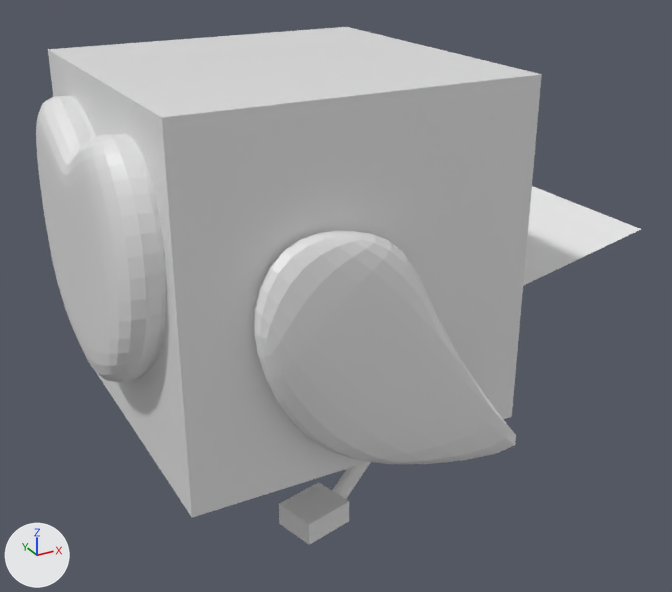
The Blender file owl-demo.blend: old version first, new version second.
One viewpoint serves both versions: a 50 mm lens placed at (-2.21, -4.67, 2.87), pointed at (0.37, 0.0, 0.53). Lighting does not change. The marker at lower left points along +X, +Y and +Z.

The scene before the commit, as lines of its bpy script (objects in view):
```python
ob_body = bpy.data.objects.new('Body', me_cube)
ob_body.location = (0.0, 0.0, 1.0)
ob_face = bpy.data.objects.new('Face', me_cube_001)
ob_face.location = (-1.024, 0.0, 1.0)
ob_face.scale = (-0.192, 0.764, 0.764)
ob_tail = bpy.data.objects.new('Tail', me_平面)
ob_tail.location = (1.479, 0.0, 0.557)
ob_tail.rotation_euler = (0.0, -0.382, 0.0)  # degrees (0, -22, 0)
ob_tail.scale = (0.809, 0.377, 1.0)
ob_wing_left = bpy.data.objects.new('Wing-left', me_cube_002)
ob_wing_left.location = (0.001, -1.079, 0.703)
ob_wing_left.scale = (0.666, -0.12, 0.703)
ob_柱体 = bpy.data.objects.new('柱体', me_柱体)
ob_柱体.parent = ob_柱体_001
ob_柱体.location = (0.599, -0.267, -0.317)
ob_柱体.rotation_euler = (0.0, 0.893, 0.255)  # degrees (0, 51, 15)
ob_柱体.scale = (0.0521, 0.0521, 0.326)
ob_立方体 = bpy.data.objects.new('立方体', me_立方体_001)
ob_立方体.parent = ob_柱体
ob_立方体.location = (-0.0207, -0.42, -0.7)
ob_立方体.rotation_euler = (0.0, 0.0, 0.255)  # degrees (0, 0, 15)
ob_立方体.scale = (0.167, 0.14, 0.0752)
```
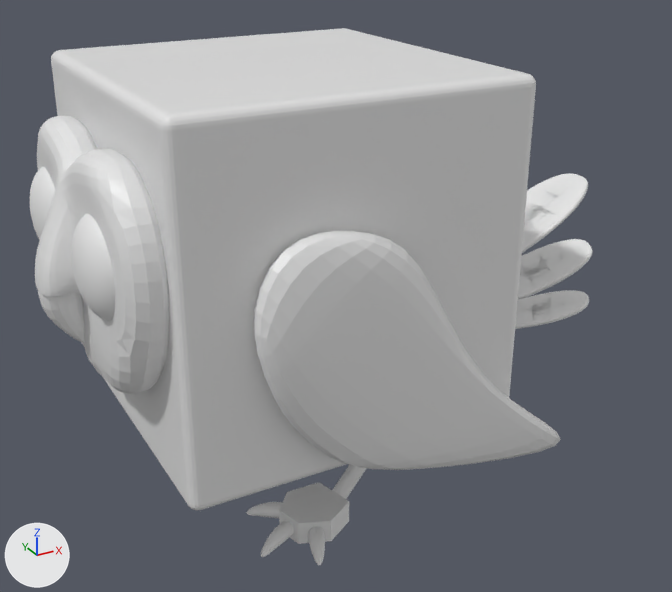
Location of each change, (x1, y1, x2, y2) in pixels of the pictures (672 x 592 px):
'Body', reshaped: before (48, 27, 542, 518); after (51, 28, 536, 511)
'Wing-left', reshaped (17% wider): before (254, 231, 516, 464); after (254, 231, 561, 470)
'Face', reshaped: before (36, 96, 166, 383); after (35, 116, 169, 394)
'Tail', deleted: before (523, 186, 641, 286)
'Eyeball', added: after (30, 167, 115, 321)
'立方体', reshaped: before (279, 482, 349, 545); after (279, 482, 349, 544)
'Tail-Main', added: after (522, 173, 588, 253)
'Tail-Main.001', added: after (518, 239, 593, 300)
'Tail-Main.002', added: after (515, 290, 589, 329)
'Beak', added: after (38, 291, 85, 343)
'柱体.003', added: after (246, 502, 325, 565)
'柱体.002', added: after (261, 521, 294, 557)
part 2 of me_cube_002, built on: before (292, 279, 516, 464); after (284, 271, 561, 470)

The change, as a list of edits to the scene's bpy script:
```text
Change me_cube:
    remove me_cube.from_pydata(...)  # 8 vertices, 6 faces; spans x -1.0..1.0, y -1.0..1.0, z -1.0..1.0
    add me_cube.from_pydata(...)  # 216 vertices, 218 faces; spans x -1.0..1.0, y -1.0..1.0, z -1.0..1.0
    me_cube part 1: 8 vertices removed from x -1.0..1.0, y -1.0..1.0, z -1.0..1.0; 216 vertices added at x -1.0..1.0, y -1.0..1.0, z -1.0..1.0
Change me_cube_001:
    used by ob_face; location = (-1.024, 0.0, 1.0); scale = (-0.192, 0.764, 0.764)
    remove me_cube_001.from_pydata(...)  # 24 vertices, 17 faces; spans x -1.0..1.0, y -1.25..0.0, z -0.9..1.16
    add me_cube_001.from_pydata(...)  # 49 vertices, 39 faces, 1 loose edge; spans x -1.0..2.05, y -1.27..0.01, z -0.94..0.98
    me_cube_001 part 3
    19 vertices are removed from x -1.0..1.0, y -1.25..0.0, z -0.9..1.16
    17 faces are deleted
    37 vertices are added at x -1.0..2.05, y -1.27..0.01, z -0.94..0.98
    7 new vertices lie (2.0, 0.0, 0.0) away from vertices in x -1.0, y -1.27..-0.04, z -0.75..0.98
    1 loose edge is added
    39 new faces join them
Change me_cube_002:
    used by ob_wing_left; location = (0.001, -1.079, 0.703); scale = (0.666, -0.12, 0.703)
    remove me_cube_002.from_pydata(...)  # 18 vertices, 16 faces; spans x -1.1..2.2, y -1.0..1.0, z -1.5..1.07
    add me_cube_002.from_pydata(...)  # 24 vertices, 22 faces; spans x -1.1..2.2, y -1.0..1.0, z -1.5..1.07
    me_cube_002 part 2
    2 vertices are removed from x 0.58, y -1.0..1.0, z -0.58
    7 faces are deleted
    8 vertices are added at x -0.53..1.98, y -1.0..1.0, z -1.18..-0.37
    13 new faces join them
Remove ob_tail:
    ob_tail = bpy.data.objects.new('Tail', me_平面)
Add ob_柱体_003:
    ob_柱体_003 = bpy.data.objects.new('柱体.003', me_柱体_003)  # 96 vertices, 66 faces; spans x -1.0..1.0, y -1.56..1.0, z -1.0..2.5; modifiers SUBSURF, MIRROR, MIRROR
    ob_柱体_003.location = (-0.108, -0.614, -0.703)
    ob_柱体_003.rotation_euler = (1.644, -6.25, 2.736)  # degrees (94, -358, 157)
    ob_柱体_003.scale = (0.0515, 0.0515, -0.0894)
Add ob_柱体_002:
    ob_柱体_002 = bpy.data.objects.new('柱体.002', me_柱体_003.copy())  # modifiers SUBSURF, MIRROR
    ob_柱体_002.location = (-0.251, -0.485, -0.702)
    ob_柱体_002.rotation_euler = (1.567, -6.24, 1.961)  # degrees (90, -358, 112)
    ob_柱体_002.scale = (0.0515, 0.0515, -0.0894)
Add ob_beak:
    ob_beak = bpy.data.objects.new('Beak', me_立方体)  # 16 vertices, 14 faces; spans x -0.95..1.12, y -1.0..1.0, z -1.7..1.64; modifiers SUBSURF
    ob_beak.location = (-1.304, 0.006, 0.847)
    ob_beak.scale = (0.139, 0.145, 0.186)
Add ob_eyeball:
    ob_eyeball = bpy.data.objects.new('Eyeball', me_球体)  # a UV sphere (32 segments, 16 rings, poles along z) spanning x -0.274..0.274, y -0.274..0.274, z -0.274..0.274; modifiers SUBSURF, MIRROR
    ob_eyeball.location = (-1.165, -0.464, 1.188)
    ob_eyeball.scale = (0.527, 1.0, 1.0)
Add ob_tail_main_002:
    ob_tail_main_002 = bpy.data.objects.new('Tail-Main.002', me_平面_002)  # 26 vertices, 26 faces; spans x -1.0..1.0, y -0.87..0.87, z 0.0..0.04; modifiers MIRROR, SUBSURF, MIRROR
    ob_tail_main_002.location = (1.25, -0.637, 0.458)
    ob_tail_main_002.rotation_euler = (0.358, -0.358, -0.817)  # degrees (21, -21, -47)
    ob_tail_main_002.scale = (0.47, 0.192, 0.511)
Add ob_tail_main:
    ob_tail_main = bpy.data.objects.new('Tail-Main', me_平面_1)  # 26 vertices, 26 faces; spans x -1.0..1.0, y -0.87..0.87, z 0.0..0.03; modifiers MIRROR, SUBSURF
    ob_tail_main.location = (1.585, 0.0, 0.642)
    ob_tail_main.rotation_euler = (0.0, -0.501, 0.0)  # degrees (0, -29, 0)
    ob_tail_main.scale = (0.809, 0.377, 1.0)
Add ob_tail_main_001:
    ob_tail_main_001 = bpy.data.objects.new('Tail-Main.001', me_平面_001)  # 26 vertices, 26 faces; spans x -1.0..1.0, y -0.87..0.87, z 0.0..0.03; modifiers MIRROR, SUBSURF, MIRROR
    ob_tail_main_001.location = (1.361, -0.37, 0.519)
    ob_tail_main_001.rotation_euler = (0.208, -0.459, -0.444)  # degrees (12, -26, -25)
    ob_tail_main_001.scale = (0.618, 0.288, 0.763)
```
